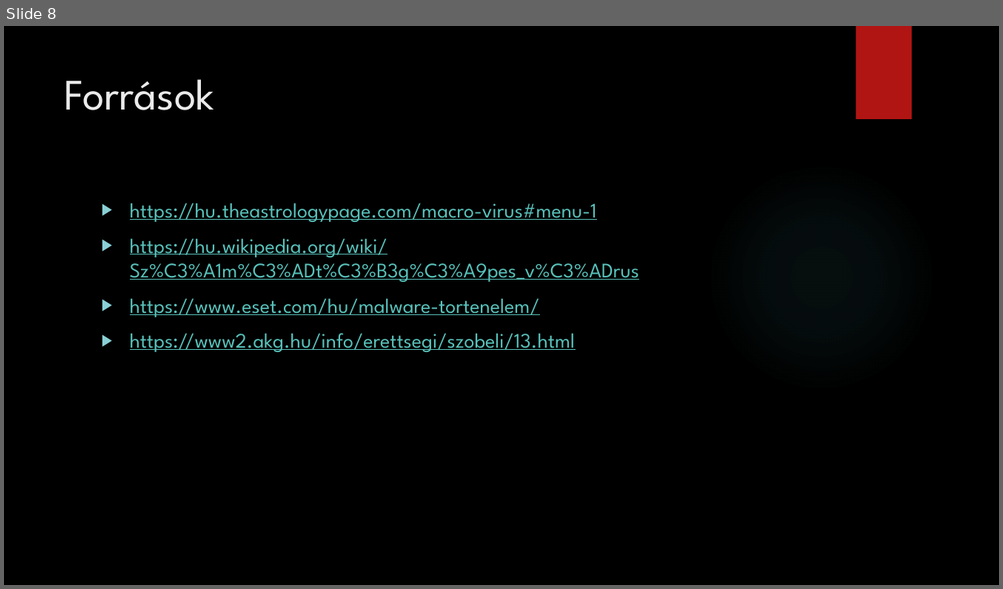
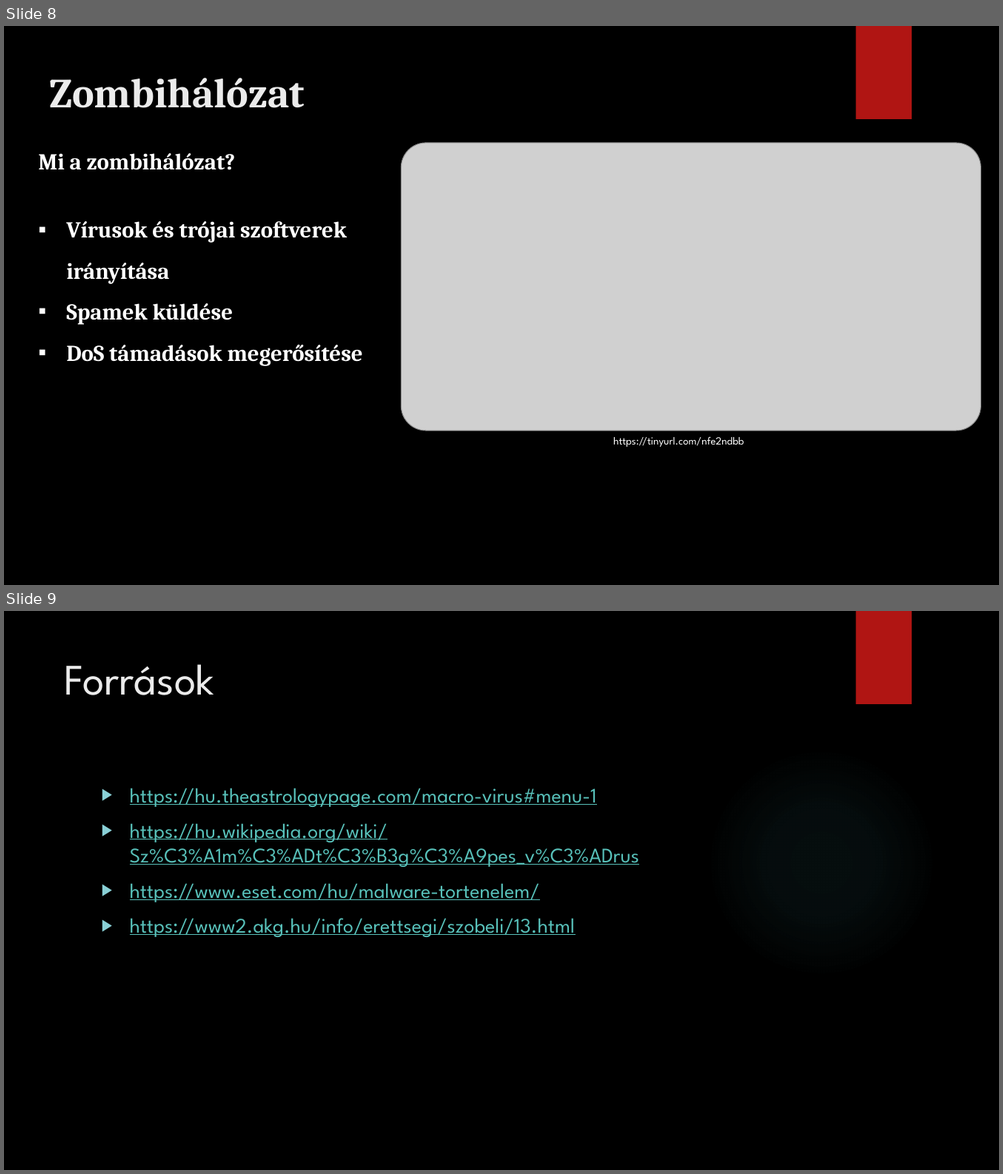
Before and after one commit to somodikonrad/Paprika, a slide deck: IKT PPT/Beadandó SK .pptx. Shown one above the other, each under a label of ours: slide 8 before the commit, slides 8 and 9 after it. The pictures are 1003x589 and 1003x1174 pixels, drawn with LibreOffice and Linux fonts; fonts in the diff are those of the drawing; grey boxes stand for pictures; background and template pictures are left out. Boxes give left, top, right and bottom in pixels: in the first picture for what was removed or moved away, otherwise in the second. Text is boxed around its words. In the diff, an @@ line names an element or a change of style, - is before the commit and + after.

```diff
--- a/IKT PPT/Beadandó SK .pptx
+++ b/IKT PPT/Beadandó SK .pptx
@@ slide 8 added at [4, 26, 999, 585], background picture (left out); not listed: 1 template element that a slide beside it also shows @@
@@ title added at [49, 78, 304, 108], 40 pt, text #EBEBEB, bold @@
+Zombihálózat
@@ text added at [38, 153, 363, 366], 22 pt, text #FFFFFF, bold @@
+Mi a zombihálózat?
+▪ Vírusok és trójai szoftverek irányítása
+▪ Spamek küldése
+▪ DoS támadások megerősítése
@@ picture added at [401, 143, 981, 431] @@
@@ text added at [613, 437, 743, 447], 10.5 pt, text #FFFFFF @@
+https://tinyurl.com/nfe2ndbb
@@ what was slide 8 is now slide 9 @@
```
Also in this commit, not shown: 6 slides changed.
